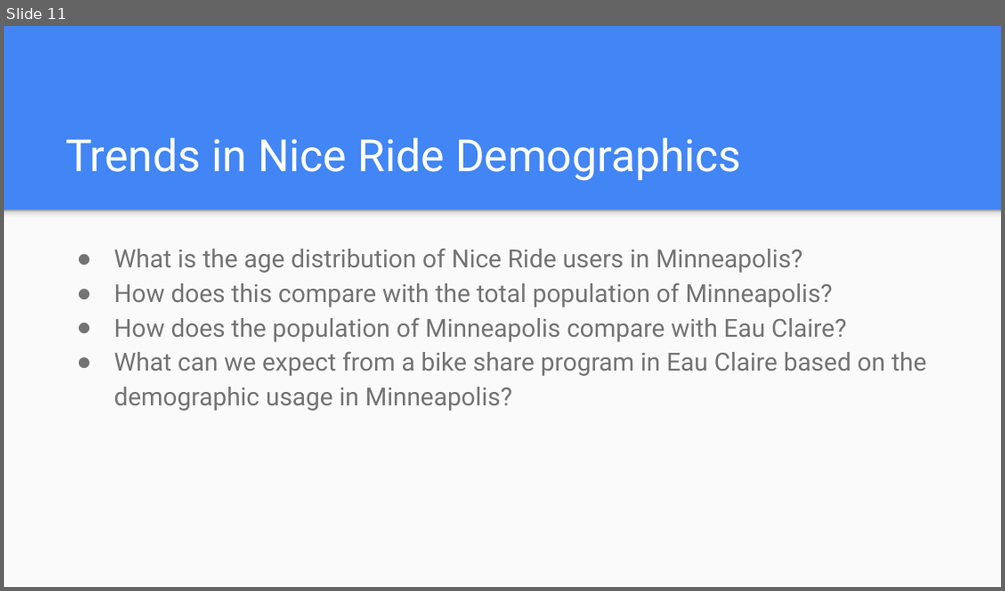
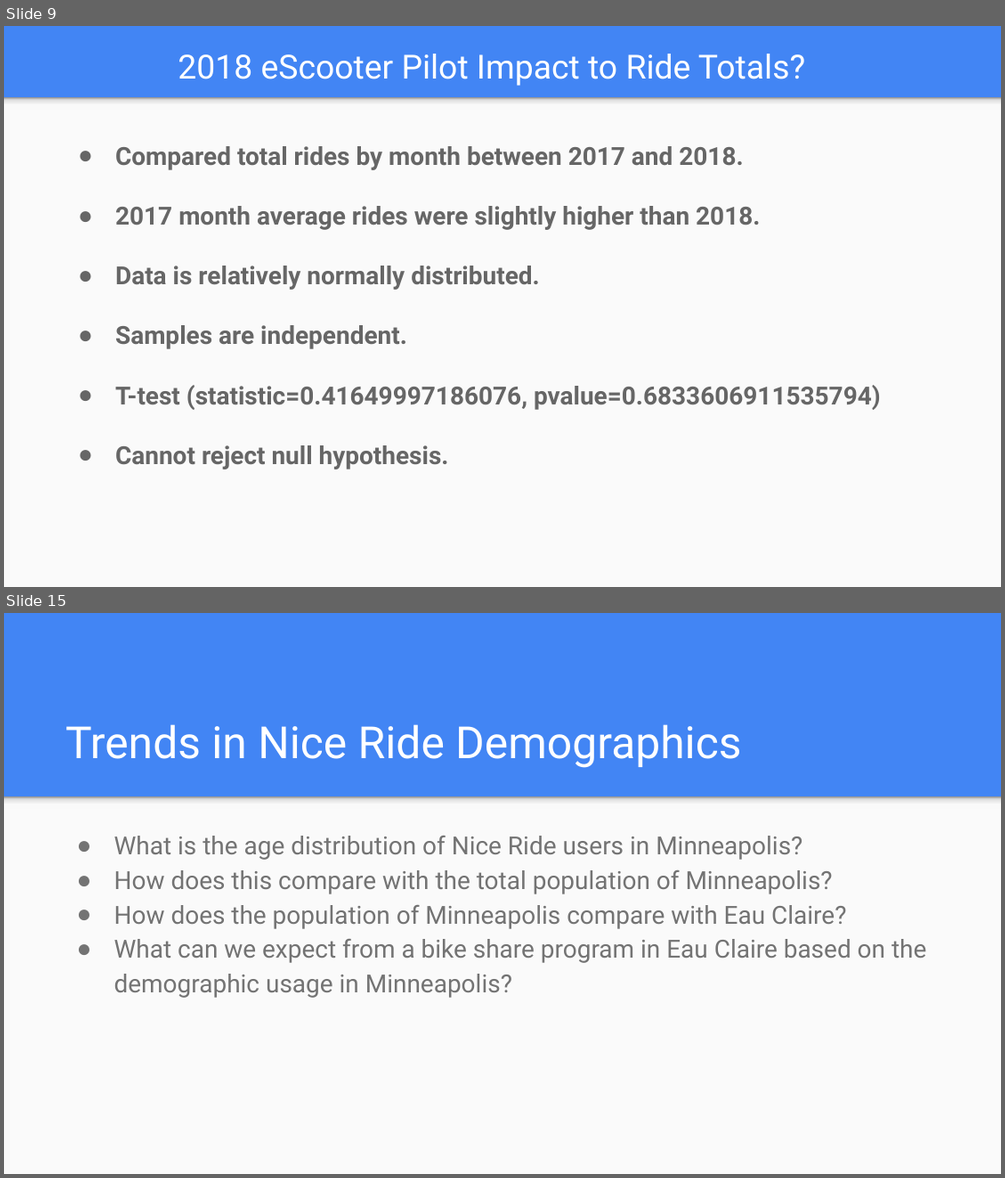
Before and after one commit to tdrygg/Group-Project, a slide deck: Patterns_In_NiceRide_Group6_Final.pptx. Shown one above the other, each under a label of ours: slide 11 before the commit, slides 9 and 15 after it; the slides between them are not shown. The pictures are 1005x591 and 1005x1178 pixels, drawn with LibreOffice and Linux fonts; fonts in the diff are those of the drawing. Boxes give left, top, right and bottom in pixels: in the first picture for what was removed or moved away, otherwise in the second. Text is boxed around its words. In the diff, an @@ line names an element or a change of style, - is before the commit and + after.

```diff
--- a/Patterns_In_NiceRide_Group6_Final.pptx
+++ b/Patterns_In_NiceRide_Group6_Final.pptx
@@ slide 9 added at [4,26,1001,587], background #4285F4 @@
@@ title added at [178,54,805,86], 24 pt, text #FFFFFF @@
+2018 eScooter Pilot Impact to Ride Totals?
@@ rectangle added at [4,98,1001,587], fill #FAFAFA @@
@@ rectangle added at [4,98,1001,110], fill gradient #F9F9F9 to #DEDEDE to #999999 @@
@@ text added at [115,146,881,469], 18 pt, text #666666, bold @@
+● Compared total rides by month between 2017 and 2018.
+● 2017 month average rides were slightly higher than 2018.
+● Data is relatively normally distributed.
+● Samples are independent.
+● T-test (statistic=0.41649997186076, pvalue=0.6833606911535794)
+● Cannot reject null hypothesis.
@@ what was slide 11 is now slide 15 @@
```
Also in this commit, not shown: 4 slides changed, 4 other slides added, 1 slide removed, 1 other file.
